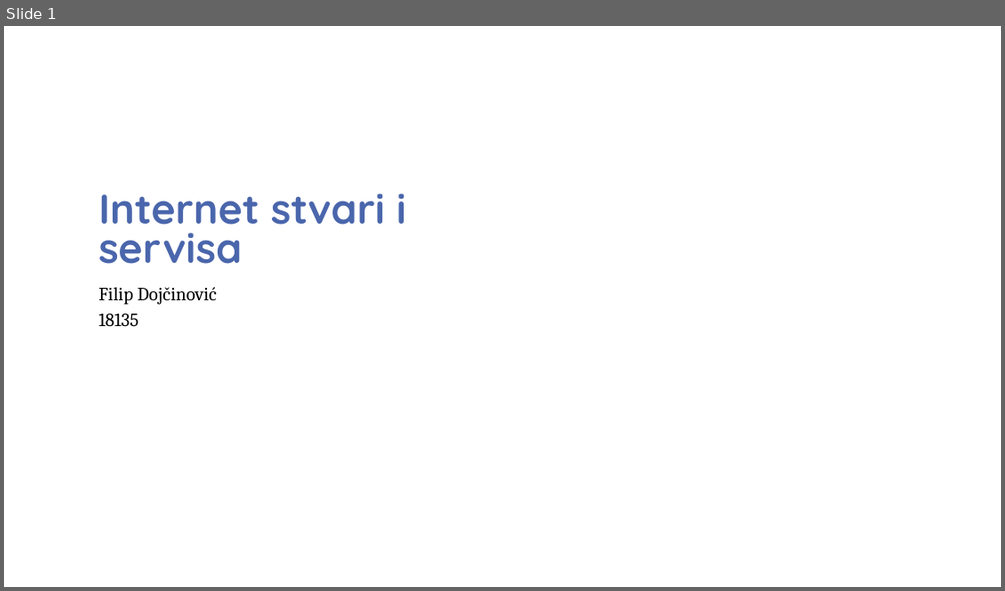
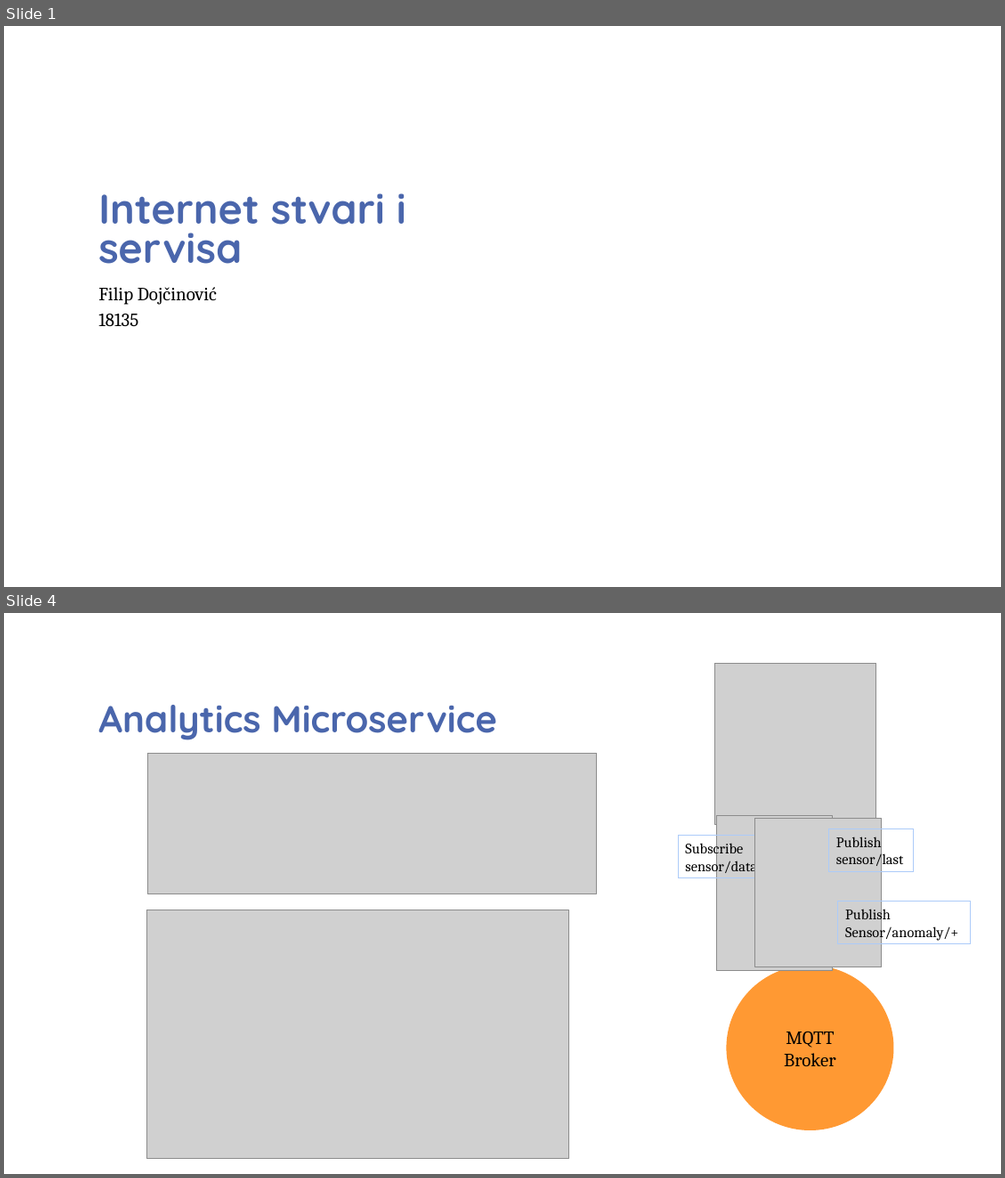
Before and after one commit to deutschah/IOT2, a slide deck: Internet stvari i servisa2.pptx. Shown one above the other, each under a label of ours: slide 1 before the commit, slides 1 and 4 after it; the slides between them are not shown. The pictures are 1005x591 and 1005x1178 pixels, drawn with LibreOffice and Linux fonts; fonts in the diff are those of the drawing; grey boxes stand for pictures; background and template pictures are left out. Boxes give left, top, right and bottom in pixels: in the first picture for what was removed or moved away, otherwise in the second. Text is boxed around its words. In the diff, an @@ line names an element or a change of style, - is before the commit and + after.

```diff
--- a/Internet stvari i servisa2.pptx
+++ b/Internet stvari i servisa2.pptx
@@ slide 4 added at (4,613,1001,1174), background picture (left out) @@
@@ picture added at (714,663,876,825) @@
@@ title added at (98,705,496,740), 36 pt, text #4A66AC, bold @@
+Analytics Microservice
@@ picture added at (148,753,597,893) @@
@@ picture added at (716,815,832,970) @@
@@ picture added at (754,819,882,967) @@
@@ rectangle added at (678,835,768,877), outline #ACCBF9 0.75 pt, 14 pt, text #000000 @@
+Subscribe
+sensor/data
@@ rectangle added at (829,828,914,871), outline #ACCBF9 0.75 pt, 14 pt, text #000000 @@
+Publish
+sensor/last
@@ rectangle added at (838,901,970,944), outline #ACCBF9 0.75 pt, 14 pt, text #000000 @@
+Publish
+Sensor/anomaly/+
@@ picture added at (146,910,568,1159) @@
@@ ellipse added at (727,965,894,1130), fill #FF9933, 18 pt, text #000000 @@
+MQTT
+Broker
```
Also in this commit, not shown: 3 slides changed, 5 other slides added, 2 slides removed, 14 other files.
